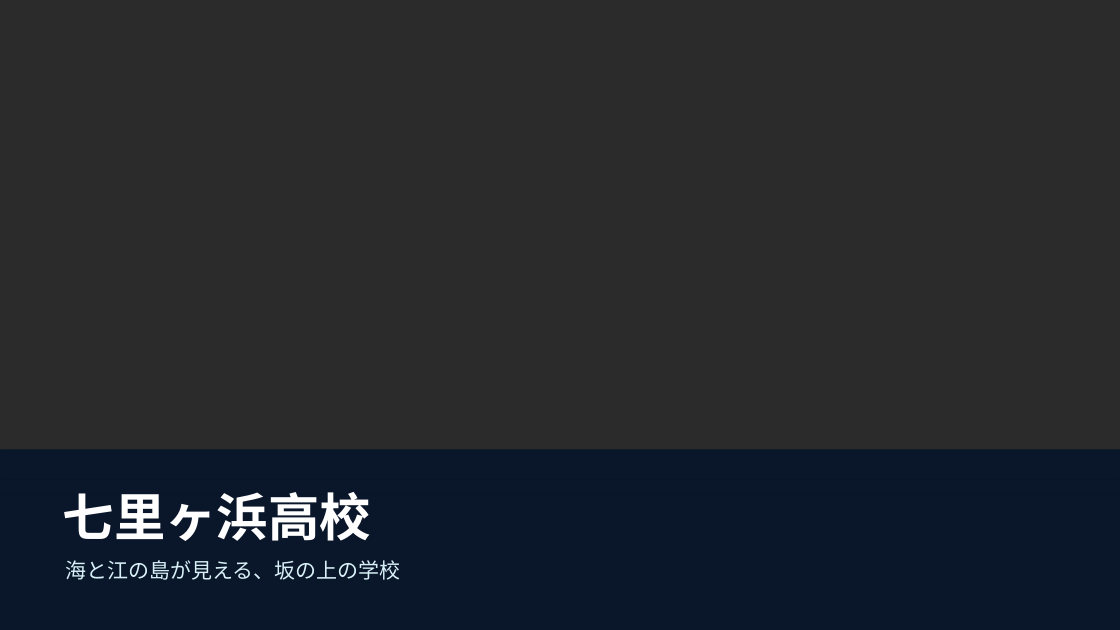
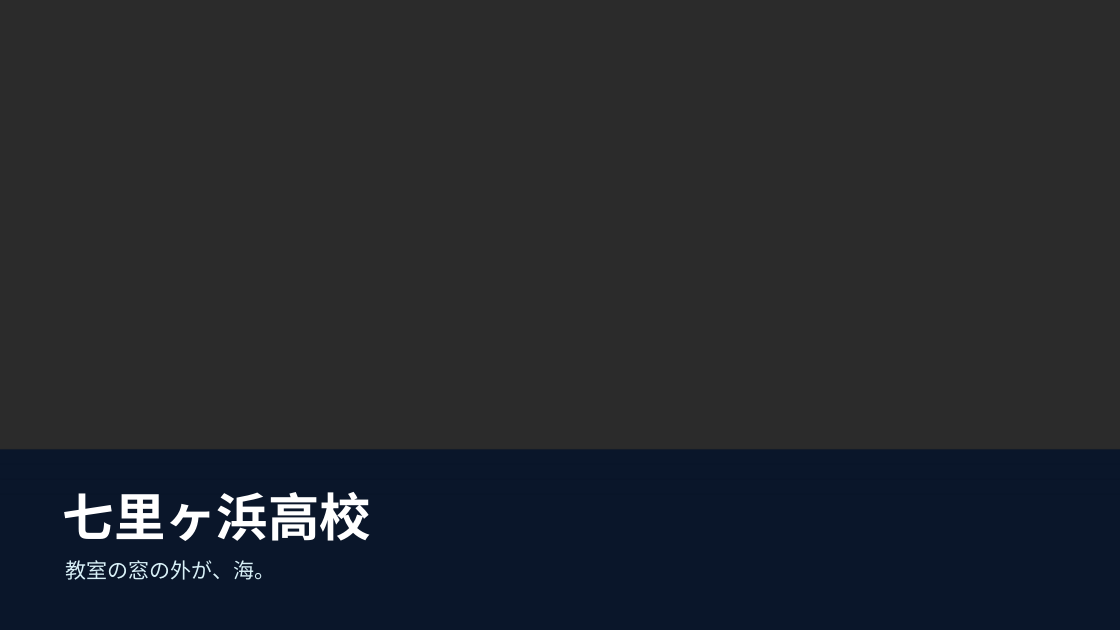
Before and after one commit to ofmeton/all-good-ops, a slide deck: slide 2 of outputs/tutoring/tsukasa/school-slides/deck.pptx. Drawn at 1120x630 pixels with LibreOffice and Linux fonts; fonts in the diff are those of the drawing; background and template pictures are left out; a plain dark background stands for a picture behind light text. Boxes give left, top, right and bottom in pixels: in the first picture for what was removed or moved away, otherwise in the second. Text is boxed around its words. In the diff, an @@ line names an element or a change of style, - is before the commit and + after.

```diff
--- a/outputs/tutoring/tsukasa/school-slides/deck.pptx
+++ b/outputs/tutoring/tsukasa/school-slides/deck.pptx
@@ text at (65,560,275,580): text changed @@
-海と江の島が見える、坂の上の学校
+教室の窓の外が、海。
```
Also in this commit, not shown: 7 other slides changed, 37 other files.
